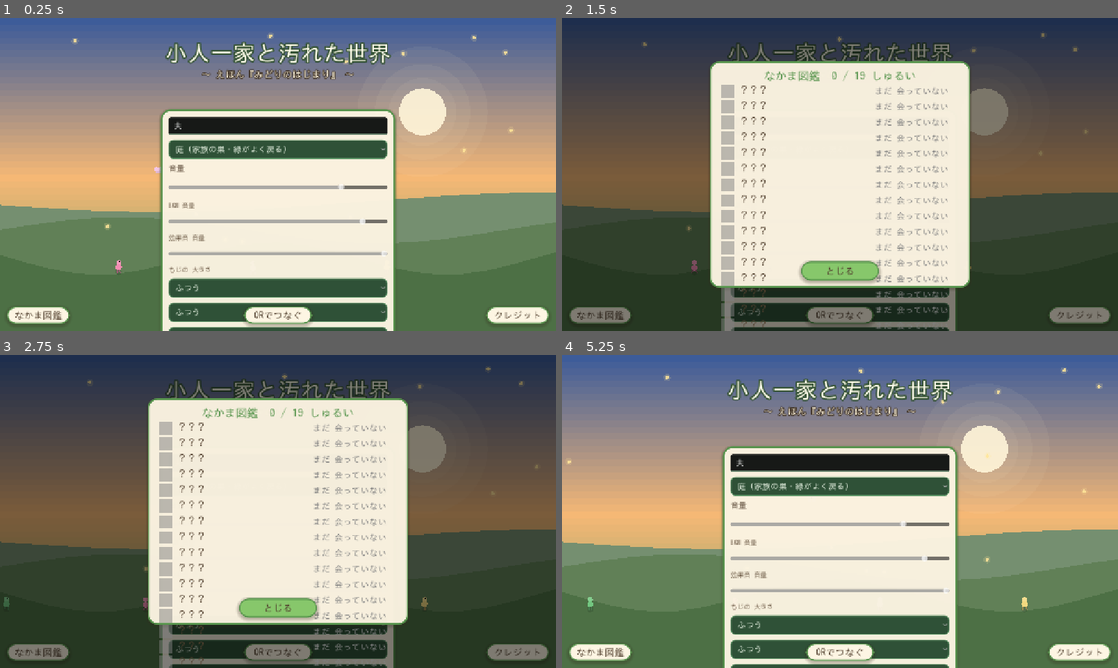
Above: before the commit, frames 1-4 (two rows, left to right).
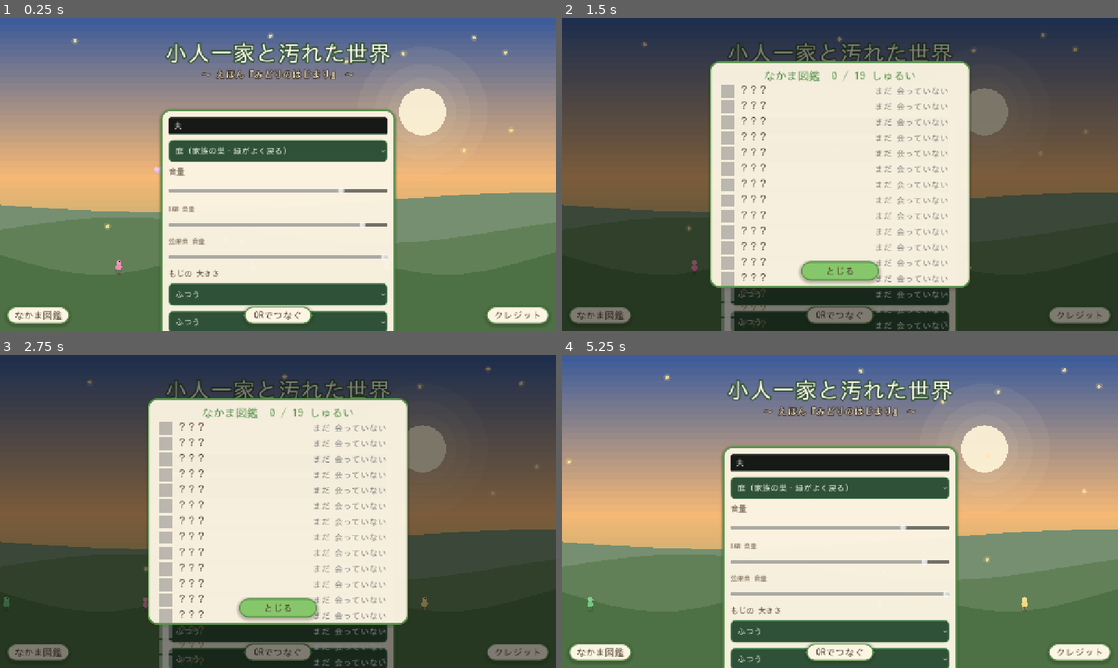
Above: after the commit, the same moments.

Repository: amami-cell/susabiyu-ig-auto
Game: Godot game, scene res://scenes/main.tscn
The game is run twice, just before and just after one commit, with the same random seed, the same clock (stepped at 60 frames per second) and the same inputs.
Inputs:
- Up to frame 1 (0.25 s): no input
- Up to frame 2 (1.5 s): click "なかま図鑑" at 0.5 s; click "QRでつなぐ" at 1.25 s
- Up to frame 3 (2.75 s): click "庭（家族の巣・緑がよく戻る）" at 2 s
- Up to frame 4 (5.25 s): click "ふつう" at 2.75 s; click "ふつう" at 3.5 s; click "クレジット" at 4.25 s; click "とじる" at 5 s

The runs differ from the first frame. In frame 1, 7.0% of the frame differs, in the area x 30-70%, y 40-100%; in frame 2, 2.2%; in frame 3, 2.2%; in frame 4, 7.0%.

Commit message:
品質向上⑤UX/アクセシビリティ：会話テンポ・タップ領域・文字サイズ・チュートリアル
- 会話の自動送りを文の長さに比例（4.5〜11秒）に。以前は一律4秒＝親の読み聞かせ/子の読み終わり
  より先に流れて“えほん”が置き去りになっていた。タップで即次へは従来どおり。
- ロビーのドロップダウン（舞台/むずかしさ/もじの大きさ）のタップ高さを52pxに＝子ども・年配の
  方の誤タップ防止（操作ボタンは大きいのに設定だけ小さかった）。
- 「もじの大きさ」ラベルを他設定と同格（18px・濃色）に格上げ。段階を 1.0/1.15/1.3 →
  1.0/1.2/1.45 に拡張＝弱視・幼児にも届く（clamp1.6内）。
- 初回チュートリアル：画面が見えた瞬間に“既読”にせず、実際に「動く＋操作」してから保存。
  起動直後に親が子へ手渡す間に自動で消えて二度と出ない、を防ぐ。あわせて「画面ドラッグ＝カメラ」
  の一言を追加＝初見が最も戸惑う旋回操作を明示。

selftest OK。ロビー実描画で レイアウト確認（Web版は通信系の行が隠れて収まる）。

Co-Authored-By: Claude Opus 4.8 <noreply@anthropic.com>
Claude-Session: https://claude.ai/code/session_01Vw7YN8y4ArxBhwqv8CY4gx

Diff:
--- a/kobito-3d/scenes/ui/lobby.gd
+++ b/kobito-3d/scenes/ui/lobby.gd
@@ -64,6 +64,7 @@
 	_biome = OptionButton.new()
 	_biome.add_item("庭（家族の巣・緑がよく戻る）", 0)
 	_biome.add_item("遺跡（薄暗い石の世界・石版パズル）", 1)
+	_biome.custom_minimum_size = Vector2(0, 52)   # 指で押しやすい高さ（子ども・年配の方の誤タップ防止）
 	_vbox.add_child(_biome)
 	_vbox.move_child(_biome, 2)
 
@@ -74,6 +75,7 @@
 	_difficulty.add_item("つよい（歯ごたえ）", 2)
 	# 初回は やさしい を既定に（低ストレスが売り＝初見の離脱を防ぐ）。あとで変更可。
 	_difficulty.selected = 0 if Net.is_web() else 1
+	_difficulty.custom_minimum_size = Vector2(0, 52)
 	_vbox.add_child(_difficulty)
 	_vbox.move_child(_difficulty, 3)
 
@@ -100,13 +102,14 @@
 	# もじの大きさ（アクセシビリティ）：UI全体を一律で拡大＝小さなお子さん・年配の方にやさしく。
 	var size_label := Label.new()
 	size_label.text = "もじの 大きさ"
-	UIKit.style_label(size_label, 15, UIKit.INK_SOFT)
+	UIKit.style_label(size_label, 18, UIKit.INK)   # 視認性を上げる機能なので、他の設定と同格の濃さ・大きさに
 	_vbox.add_child(size_label)
 	_vbox.move_child(size_label, sfx_s.get_index() + 1)
 	var size_opt := OptionButton.new()
 	size_opt.add_item("ふつう", 0)
 	size_opt.add_item("大きい", 1)
 	size_opt.add_item("とても大きい", 2)
+	size_opt.custom_minimum_size = Vector2(0, 52)
 	var cur := UIKit.load_ui_scale()
 	size_opt.selected = UIKit.UI_SCALES.find(cur) if UIKit.UI_SCALES.has(cur) else 0
 	_vbox.add_child(size_opt)
--- a/kobito-3d/scenes/ui/story_ui.gd
+++ b/kobito-3d/scenes/ui/story_ui.gd
@@ -222,7 +222,9 @@
 		_hide_box()
 		return
 	_text.text = _lines[_idx]
-	_auto = 4.0   # タップしなくても数秒で自動送り（テンポよく＝待たされ感を減らす）
+	# 自動送りは文の長さに比例（読み聞かせ・早い読者どちらも置き去りにしない）。タップで即次へ。
+	# 以前は一律4秒＝親が読み上げ切る前/子が読み切る前に流れて“えほん”が置き去りになっていた。
+	_auto = clampf(3.0 + float(_lines[_idx].length()) * 0.16, 4.5, 11.0)
 	Sfx.play("pickup", -22.0)   # 文字送りの小さな合図
 
 
--- a/kobito-3d/scenes/ui/touch_pad.gd
+++ b/kobito-3d/scenes/ui/touch_pad.gd
@@ -35,6 +35,7 @@
 var _tut_armed := false
 var _moved_once := false
 var _acted_once := false
+var _tut_saved := false   # 「動く＋操作」を実際にしてから“既読”を保存する
 
 
 func _ready() -> void:
@@ -104,7 +105,7 @@
 func _build_tutorial() -> void:
 	# 文言は環境で切替：タッチ＝スティック、PC＝キーボード/マウス。
 	if DisplayServer.is_touchscreen_available():
-		_tut_move = _hint_label("① スティックで うごく")
+		_tut_move = _hint_label("① スティックで うごく（画面を ドラッグ＝カメラ）")
 		_tut_act = _hint_label("② 虫は「きれいに」／ ゴミは「つかむ」")
 	else:
 		_tut_move = _hint_label("① WASD／やじるしで うごく（右ドラッグでカメラ）")
@@ -130,13 +131,18 @@
 		if is_visible_in_tree():
 			_tut_active = true
 			_tut_t = TUT_SECS
-			_mark_tutorial_done()   # 一度出したら次回から出さない
+			# ★見ただけ/未操作では“既読”にしない★ 実際に「動く＋操作」してから保存する。
+			# 起動直後に親が子へ手渡す間に自動で消えて二度と出ない、を防ぐ。
 			_update_home()
 		return
 	_tut_t -= delta
-	# 移動もアクションもした＝もう分かったので早めに畳む
-	if _moved_once and _acted_once and _tut_t > 1.2:
-		_tut_t = 1.2
+	# 移動もアクションもした＝理解できたので保存（次回から出さない）＋早めに畳む
+	if _moved_once and _acted_once:
+		if not _tut_saved:
+			_tut_saved = true
+			_mark_tutorial_done()
+		if _tut_t > 1.2:
+			_tut_t = 1.2
 	var a := clampf(_tut_t, 0.0, 1.0) if _tut_t < 1.0 else (0.6 + 0.4 * sin(_tut_t * 4.0))
 	if _tut_move != null:
 		_tut_move.modulate.a = a
--- a/kobito-3d/scenes/ui/ui_kit.gd
+++ b/kobito-3d/scenes/ui/ui_kit.gd
@@ -80,7 +80,7 @@
 # stretch=canvas_items なので 3D の見た目は変えず、UIだけ大きくできる（小さなお子さん・年配の方に）。
 # ふつう1.0 / 大きい1.15 / とても大きい1.3 の3段。user://settings.cfg に保存し次回も復元。
 const _CFG := "user://settings.cfg"
-const UI_SCALES := [1.0, 1.15, 1.3]
+const UI_SCALES := [1.0, 1.2, 1.45]   # 弱視・幼児にも届くよう上限を拡張（clamp1.6内）
 
 static func apply_ui_scale(scale: float) -> void:
 	var ml := Engine.get_main_loop() as SceneTree
